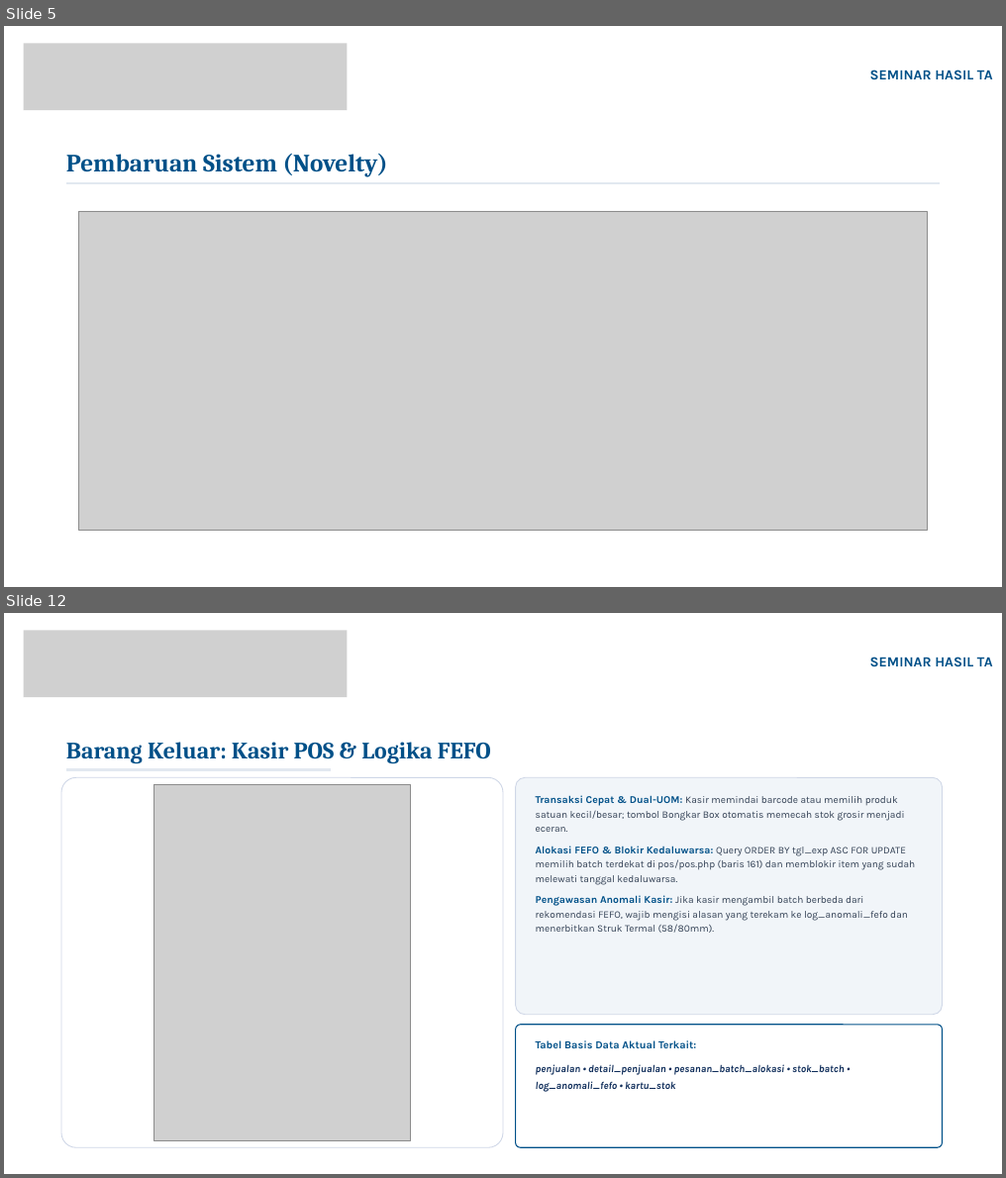
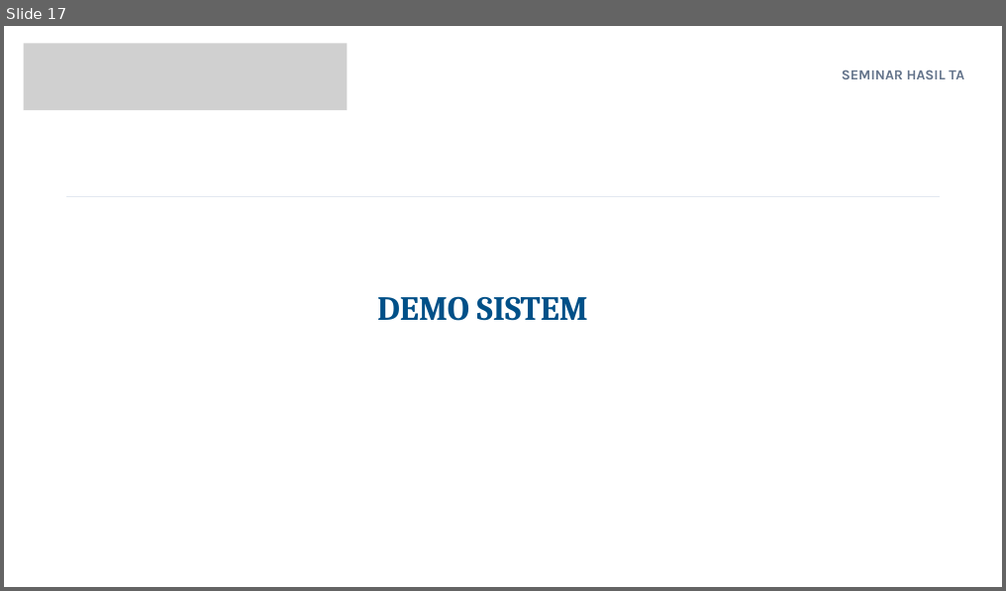
Before and after one commit to Marcell151/Sistem-Informasi-Inventori-Omnichannel-Zencare-Medical, a slide deck: lain/PPT/Seminar Hasil TA.pptx. Shown one above the other, each under a label of ours: slides 5 and 12 before the commit, slide 17 after it; the slides between them are not shown. The pictures are 1006x1178 and 1006x591 pixels, drawn with LibreOffice and Linux fonts; fonts in the diff are those of the drawing; grey boxes stand for pictures; background and template pictures are left out. Boxes give left, top, right and bottom in pixels: in the first picture for what was removed or moved away, otherwise in the second. Text is boxed around its words. In the diff, an @@ line names an element or a change of style, - is before the commit and + after.

```diff
--- a/lain/PPT/Seminar Hasil TA.pptx
+++ b/lain/PPT/Seminar Hasil TA.pptx
@@ slide 12 removed at bbox=[4, 613, 1002, 1174], background picture (left out) @@
@@ picture removed at bbox=[24, 631, 347, 697] @@
@@ text removed at bbox=[870, 657, 993, 667] @@
-SEMINAR HASIL TA
@@ text removed at bbox=[66, 742, 491, 764] @@
-Barang Keluar: Kasir POS & Logika FEFO
@@ rounded rectangle removed at bbox=[61, 777, 503, 1148] @@
@@ freeform shape removed at bbox=[66, 768, 331, 771] @@
@@ picture removed at bbox=[154, 784, 410, 1141] @@
@@ rounded rectangle removed at bbox=[516, 777, 943, 1015] @@
@@ text removed at bbox=[536, 795, 915, 933] @@
-Transaksi Cepat & Dual-UOM: Kasir memindai barcode atau memilih produk satuan kecil/besar; tombol Bongkar Box otomatis memecah stok grosir menjadi eceran.
-Alokasi FEFO & Blokir Kedaluwarsa: Query ORDER BY tgl_exp ASC FOR UPDATE memilih batch terdekat di pos/pos.php (baris 161) dan memblokir item yang sudah melewati tanggal kedaluwarsa.
-Pengawasan Anomali Kasir: Jika kasir mengambil batch berbeda dari rekomendasi FEFO, wajib mengisi alasan yang terekam ke log_anomali_fefo dan menerbitkan Struk Termal (58/80mm).
@@ rounded rectangle removed at bbox=[516, 1025, 943, 1148] @@
@@ text removed at bbox=[536, 1041, 696, 1049] @@
-Tabel Basis Data Aktual Terkait:
@@ text removed at bbox=[536, 1064, 845, 1092] @@
-penjualan • detail_penjualan • pesanan_batch_alokasi • stok_batch • log_anomali_fefo • kartu_stok
@@ freeform shape removed at bbox=[825, 1138, 993, 1166] @@
@@ what was slide 5 is now slide 17 @@
@@ slide 17 changed as well @@
@@ text "SEMINAR HASIL TA" at bbox=[842, 70, 964, 79]: text colour #005088 to #64748B; alignment right to centre; less space between paragraphs @@
@@ text removed at bbox=[66, 153, 388, 177] @@
-Pembaruan Sistem (Novelty)
@@ freeform shape: place and size @@
-freeform shape at bbox=[66, 182, 940, 184]
+freeform shape at bbox=[66, 196, 940, 197]
@@ picture removed at bbox=[79, 211, 927, 531] @@
@@ text added at bbox=[377, 296, 588, 321], 49 pt, text #005088, bold @@
+DEMO SISTEM
```
Also in this commit, not shown: 7 other slides changed, 15 slides added, 13 other slides removed, 47 other files.
